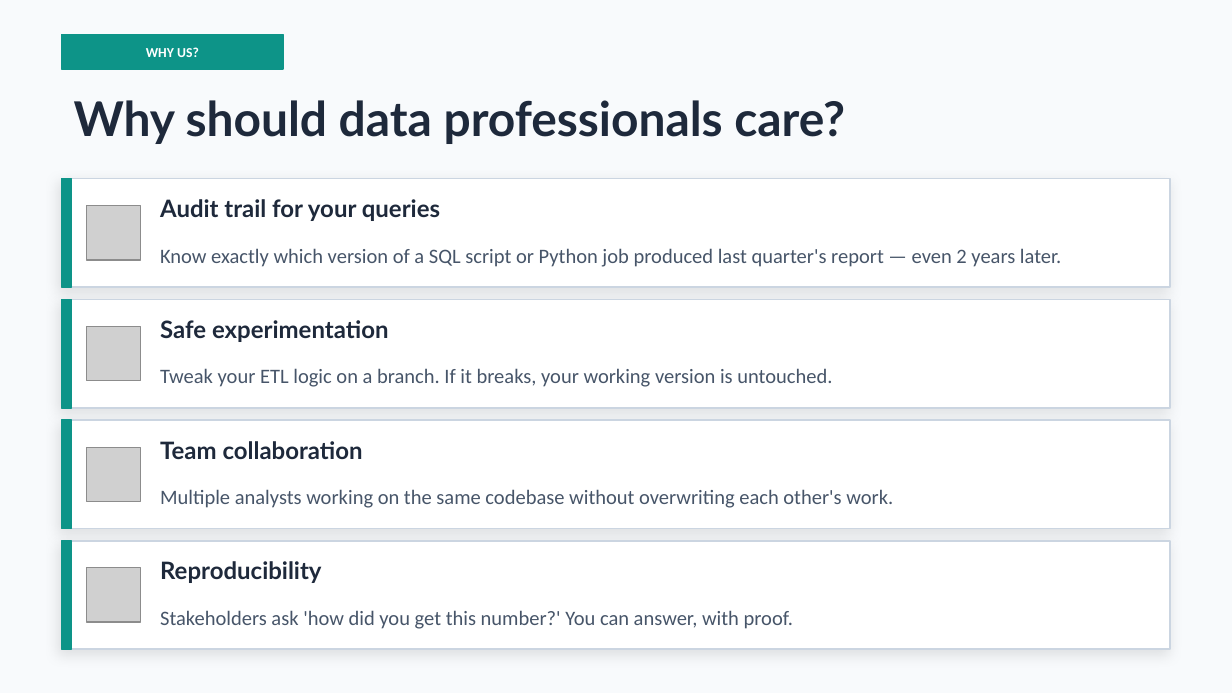
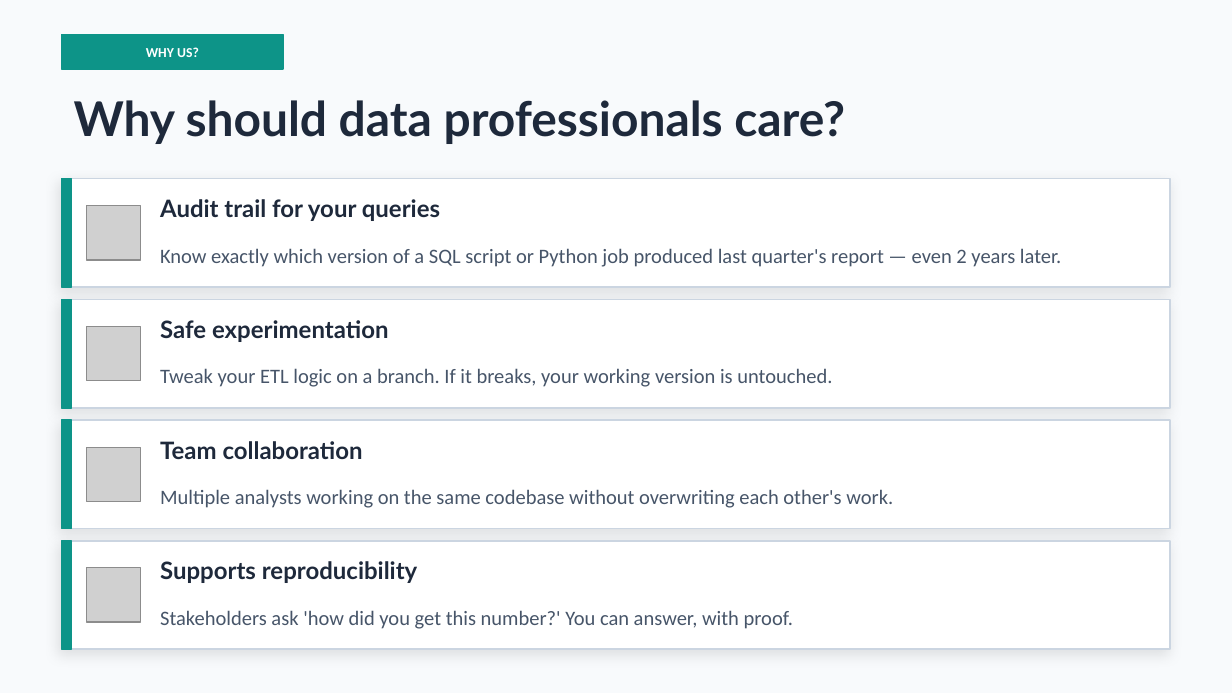
Before and after one commit to illinoisdmi/git-and-github-resources, a slide deck: slide 6 of presentations/GitHub_Introduction_I-AIR SEO.pptx (slide 5 before the commit). Drawn at 1232x693 pixels with LibreOffice and Linux fonts; fonts in the diff are those of the drawing; grey boxes stand for pictures. Boxes give left, top, right and bottom in pixels: in the first picture for what was removed or moved away, otherwise in the second. Text is boxed around its words. In the diff, an @@ line names an element or a change of style, - is before the commit and + after.

```diff
--- a/presentations/GitHub_Introduction_I-AIR SEO.pptx
+++ b/presentations/GitHub_Introduction_I-AIR SEO.pptx
@@ text at (160, 561, 418, 583): text changed @@
-Reproducibility
+Supports reproducibility
```
Also in this commit, not shown: 1 slide added, 1 other file.
